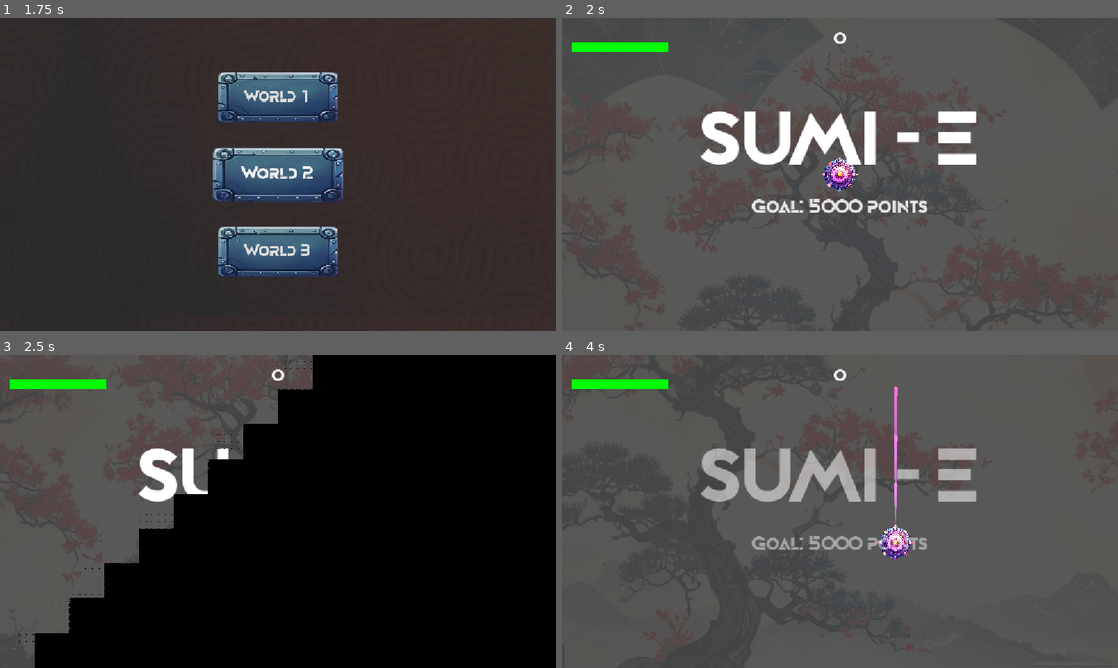
Above: before the commit, frames 1-4 (two rows, left to right).
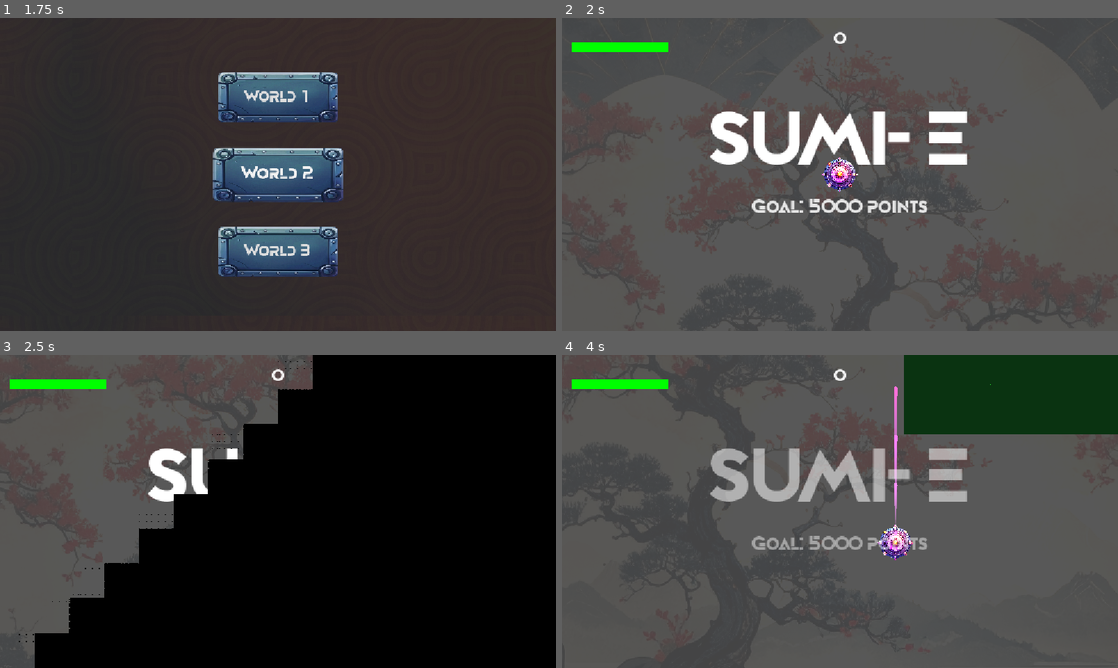
Above: after the commit, the same moments.

Repository: howardkam/Blockade
Game: Godot game, scene res://Scenes/title.tscn
Same seed, same stepped clock (60 frames per second), same inputs: the game is played once before the commit and once after it. Sound files missing from this copy of the repository are replaced by a short silence.
Inputs (mouse positions are in pixels of both pictures, inside the frame that each line leads up to):
- Up to frame 1 (1.75 s): tap Enter (start) at 0.5 s; move the mouse to (400, 158) at 0.52 s; hold D (right) 0.53-1.25 s; hold Enter (start) 0.53-1.25 s; click "World 2" at 1.25 s
- Up to frame 2 (2 s): no input
- Up to frame 3 (2.5 s): move the mouse to (166, 527) at 2.02 s; hold S (down) from 2.03 s (still down); tap Enter (start) at 2.1 s
- Up to frame 4 (4 s): move the mouse to (895, 442) at 2.77 s; release S (down) at 2.78 s; hold D (right) 2.78-3.53 s; hold Enter (start) 2.78-3.53 s; tap Keypad Enter at 2.85 s; move the mouse to (812, 574) at 3.52 s; hold I (shootup) from 3.53 s (still down); tap Enter (start) at 3.6 s

Frame 1 is identical in both runs. In frame 2, 4.0% of the frame differs, in the area x 25-75%, y 29-47%; in frame 3, 1.3%; in frame 4, 14%, in the area x 25-100%, y 0-47%.

Commit message:
File cleanup

Diff:
--- /dev/null
+++ b/Scenes/obstacle1.tscn
@@ -0,0 +1,55 @@
+[gd_scene format=3 uid="uid://ccw83dtmj6tep"]
+
+[ext_resource type="Script" uid="uid://clnrw3jxif6ma" path="res://Scripts/Obstacle1.gd" id="1_4p58j"]
+
+[sub_resource type="OccluderPolygon2D" id="OccluderPolygon2D_rnpnb"]
+polygon = PackedVector2Array(256, -320, -256, -320, -256, 64, 256, 64)
+
+[sub_resource type="Curve" id="Curve_radial_accel"]
+_data = [Vector2(0, -0.1), 0.0, -1.0, 0, 0, Vector2(1, -1), -3.0, 0.0, 0, 0]
+point_count = 2
+
+[sub_resource type="CurveTexture" id="CurveTexture_radial"]
+curve = SubResource("Curve_radial_accel")
+
+[sub_resource type="ParticleProcessMaterial" id="ParticleProcessMaterial_blackhole"]
+particle_flag_disable_z = true
+emission_shape = 2
+emission_sphere_radius = 200.0
+gravity = Vector3(0, 0, 0)
+radial_accel_min = 200.0
+radial_accel_max = 300.0
+radial_accel_curve = SubResource("CurveTexture_radial")
+
+[node name="Obstacle1" type="StaticBody2D" unique_id=712489215]
+collision_layer = 2
+collision_mask = 0
+script = ExtResource("1_4p58j")
+move_speed = null
+rainbow_speed = null
+
+[node name="Polygon2D" type="Polygon2D" parent="." unique_id=760306597]
+color = Color(0.2, 0.2, 0.3, 1)
+polygon = PackedVector2Array(-264, 192, -264, -192, 248, -192, 248, 192)
+
+[node name="CollisionPolygon2D" type="CollisionPolygon2D" parent="." unique_id=2141414274]
+polygon = PackedVector2Array(-264, 192, -264, -192, 248, -192, 248, 184)
+
+[node name="SpawnBlockerArea" type="Area2D" parent="." unique_id=165781275 groups=["spawn_blockers"]]
+collision_layer = 0
+collision_mask = 0
+
+[node name="CollisionPolygon2D" type="CollisionPolygon2D" parent="SpawnBlockerArea" unique_id=62633010]
+polygon = PackedVector2Array(-264, 192, -264, -192, 248, -192, 248, 192)
+
+[node name="LightOccluder2D" type="LightOccluder2D" parent="." unique_id=2045931411]
+position = Vector2(-8, 128)
+occluder = SubResource("OccluderPolygon2D_rnpnb")
+
+[node name="TargetMarker2D" type="Marker2D" parent="." unique_id=309182371]
+position = Vector2(0, -500)
+
+[node name="BlackHoleParticles" type="GPUParticles2D" parent="." unique_id=1703462361]
+amount = 60
+lifetime = 1.5
+process_material = SubResource("ParticleProcessMaterial_blackhole")
--- a/Scenes/world_2.tscn
+++ b/Scenes/world_2.tscn
@@ -5,6 +5,7 @@
 [ext_resource type="Texture2D" uid="uid://j6olqx3rlp47" path="res://Assets/background-sumie.jpg" id="3_fu0tf"]
 [ext_resource type="AudioStream" uid="uid://dfi02rdjcd0wl" path="res://Assets/musictrack3.wav" id="4_w60u7"]
 [ext_resource type="FontFile" uid="uid://cpglhhyirxx6b" path="res://Assets/movement/Movement.ttf" id="5_mv2s0"]
+[ext_resource type="PackedScene" uid="uid://ccw83dtmj6tep" path="res://Scenes/obstacle1.tscn" id="6_4i21e"]
 
 [node name="World 2" type="Node2D" unique_id=1098607041]
 script = ExtResource("1_fu0tf")
@@ -69,7 +70,7 @@
 grow_vertical = 2
 theme_override_fonts/font = ExtResource("5_mv2s0")
 theme_override_font_sizes/font_size = 160
-text = "SUMI - E"
+text = "SUMI- E"
 horizontal_alignment = 1
 vertical_alignment = 1
 
@@ -91,3 +92,13 @@
 text = "Goal: 5000 points"
 horizontal_alignment = 1
 vertical_alignment = 1
+
+[node name="Obstacle1" parent="." unique_id=712489215 instance=ExtResource("6_4i21e")]
+position = Vector2(1922.3981, 6.4818115)
+move_speed = 550.0
+rainbow_speed = 3.0
+
+[node name="TargetMarker2D" parent="Obstacle1" index="4" unique_id=309182371]
+position = Vector2(-3330.398, -6.4818115)
+
+[editable path="Obstacle1"]
--- /dev/null
+++ b/Scripts/Obstacle1.gd
@@ -0,0 +1,33 @@
+extends StaticBody2D
+
+@export var move_speed: float = 550.0
+@export var target_marker: Marker2D
+@export var rainbow_speed: float = 3.0 # Speed of color cycling
+
+var hue: float = 0.0
+var start_position: Vector2
+var target_position: Vector2
+var moving_to_target: bool = true
+
+func _ready() -> void:
+	start_position = global_position
+
+	if not target_marker and has_node("TargetMarker2D"):
+		target_marker = $TargetMarker2D
+
+	# Store the global position of the target marker at the start
+	if is_instance_valid(target_marker):
+		target_position = target_marker.global_position
+
+func _process(delta: float) -> void:
+	# Rainbow glow animation
+	hue = fmod(hue + delta * rainbow_speed * 0.2, 1.0)
+	modulate = Color.from_hsv(hue, 0.8, 1.0)
+
+	# Continuous ping-pong movement
+	var destination = target_position if moving_to_target else start_position
+	global_position = global_position.move_toward(destination, move_speed * delta)
+
+	# Increase tolerance slightly to account for high movement speeds
+	if global_position.distance_to(destination) < 2.0:
+		moving_to_target = !moving_to_target
--- a/Scripts/bullet.gd
+++ b/Scripts/bullet.gd
@@ -1,5 +1,5 @@
 extends Area2D
-
+#
 @export var speed: float = 1200.0
 @export var bullet_color: Color = Color(0.0, 0.8, 1.0, 1.0) # Editable color parameter
 @export var max_trail_length: int = 15
--- a/Scripts/enemy_diamond.gd
+++ b/Scripts/enemy_diamond.gd
@@ -1,4 +1,4 @@
-
+#
 extends CharacterBody2D
 
 @export var move_speed: float = 175.0
@@ -81,7 +81,9 @@
 			explosionsound.reparent(get_tree().current_scene)
 			explosionsound.global_position = global_position
 			explosionsound.play()
-			explosionsound.finished.connect(explosionsound.queue_free)
+
+	if not explosionsound.finished.is_connected(explosionsound.queue_free):
+		explosionsound.finished.connect(explosionsound.queue_free, CONNECT_ONE_SHOT)
 
 		# Safe, local variable reference that won't shadow or alter class variable state
 		var target_player = get_tree().get_first_node_in_group("player")
--- a/Scripts/enemy_gigantor.gd
+++ b/Scripts/enemy_gigantor.gd
@@ -1,5 +1,4 @@
 extends CharacterBody2D
-
 
 @export var move_speed: float = 50.0
 @export var turn_speed: float = 10 # Turning rate in radians per second (~200°/sec)
--- a/Scripts/laser_beam.gd
+++ b/Scripts/laser_beam.gd
@@ -1,5 +1,5 @@
 extends Area2D
-
+#
 @export var speed: float = 2400.0
 @export var damage: float = 100.0
 @export var beam_color: Color = Color(4.0, 0.2, 0.2, 1.0) # HDR Red Glow
--- a/Scripts/missile.gd
+++ b/Scripts/missile.gd
@@ -1,5 +1,5 @@
 extends Area2D
-
+#
 @export var speed: float = 900.0
 @export var turn_speed: float = 20.0
 @export var damage: float = 1.0
--- a/Scripts/player.gd
+++ b/Scripts/player.gd
@@ -1,5 +1,5 @@
 extends CharacterBody2D
-
+#
 signal died
 
 @export var bullet_scene: PackedScene = preload("res://Scenes/bullet.tscn")
--- a/Scripts/powerup_launcher.gd
+++ b/Scripts/powerup_launcher.gd
@@ -1,5 +1,5 @@
 extends Area2D
-
+#
 @export var move_speed: float = 100.0
 @export var float_amplitude: float = 2.0  # Bobbing effect height
 @export var float_frequency: float = 3.0  # Bobbing effect speed
--- a/Scripts/powerup_trident.gd
+++ b/Scripts/powerup_trident.gd
@@ -1,5 +1,5 @@
 extends Area2D
-
+#
 @export var move_speed: float = 100.0
 @export var float_amplitude: float = 2.0  # Bobbing effect height
 @export var float_frequency: float = 3.0  # Bobbing effect speed
--- a/obstacle_triangle.tscn
+++ b/obstacle_triangle.tscn
@@ -1,4 +1,6 @@
-[gd_scene format=3 uid="uid://ccw83dtmj6tep"]
+[gd_scene format=3 uid="uid://18y2a7xofk4o"]
+
+[ext_resource type="Script" uid="uid://2t7k0hp7frun" path="res://Scripts/obstacle_triangle.gd" id="1_script"]
 
 [sub_resource type="OccluderPolygon2D" id="OccluderPolygon2D_rnpnb"]
 polygon = PackedVector2Array(0, -320, -384, 64, 384, 64)
@@ -6,6 +8,7 @@
 [node name="ObstacleTriangle" type="StaticBody2D" unique_id=712489215]
 collision_layer = 2
 collision_mask = 0
+script = ExtResource("1_script")
 
 [node name="Polygon2D" type="Polygon2D" parent="." unique_id=760306597]
 color = Color(0.2, 0.2, 0.3, 1)
@@ -23,3 +26,6 @@
 
 [node name="LightOccluder2D" type="LightOccluder2D" parent="." unique_id=2045931411]
 occluder = SubResource("OccluderPolygon2D_rnpnb")
+
+[node name="TargetMarker2D" type="Marker2D" parent="." unique_id=309182371]
+position = Vector2(0, -500)
Binary file removed: Assets/Items/Box_Item_0.png
Not shown, removed: Assets/Items/Box_Item_0.png.import
Binary file removed: Assets/Items/Box_Item_1.png
Not shown, removed: Assets/Items/Box_Item_1.png.import
Binary file removed: Assets/Items/Box_Item_10.png
Not shown, removed: Assets/Items/Box_Item_10.png.import
Binary file removed: Assets/Items/Box_Item_11.png
Not shown, removed: Assets/Items/Box_Item_11.png.import
Binary file removed: Assets/Items/Box_Item_12.png
Not shown, removed: Assets/Items/Box_Item_12.png.import
Binary file removed: Assets/Items/Box_Item_13.png
Not shown, removed: Assets/Items/Box_Item_13.png.import
(and 483 more such lines)
